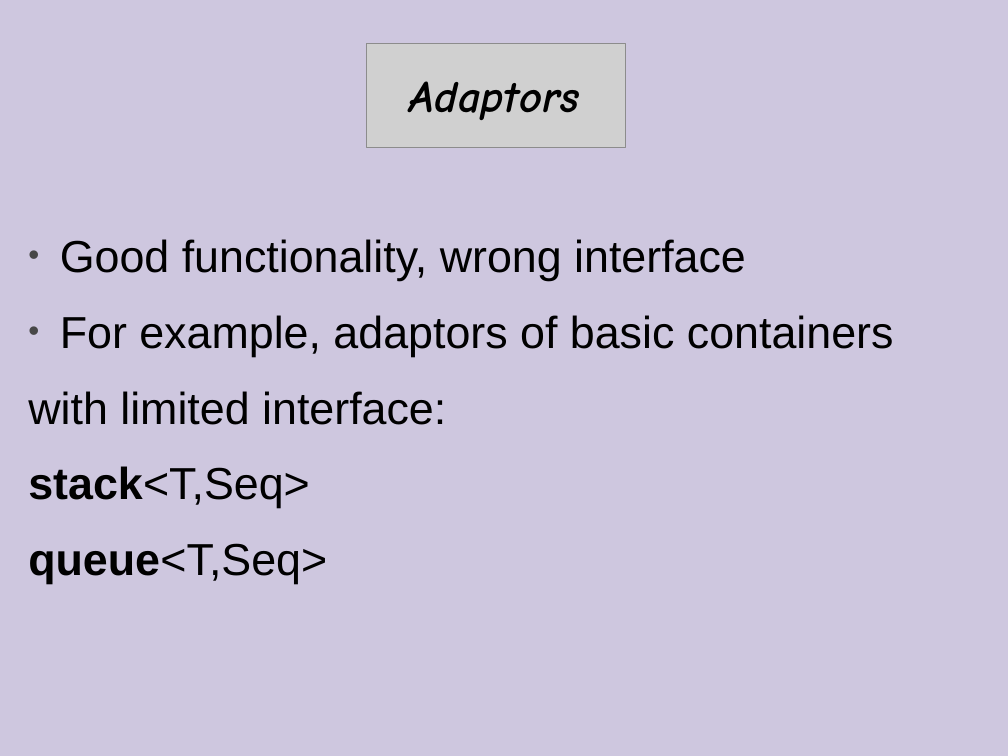
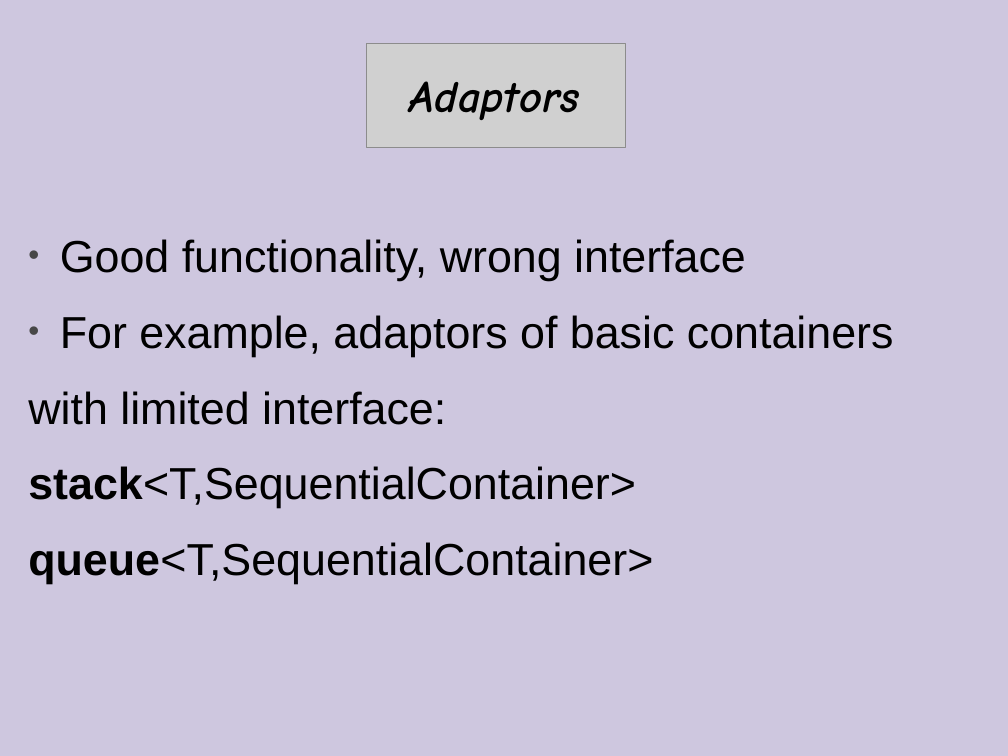
Before and after one commit to cpp-at-ariel/cpp-5778, a slide deck: slide 89 of week10-stl/slides-1-stl.odp. Drawn at 1008x756 pixels with LibreOffice and Linux fonts; fonts in the diff are those of the drawing; grey boxes stand for pictures. Boxes give left, top, right and bottom in pixels: in the first picture for what was removed or moved away, otherwise in the second. Text is boxed around its words. In the diff, an @@ line names an element or a change of style, - is before the commit and + after.

```diff
--- a/week10-stl/slides-1-stl.odp
+++ b/week10-stl/slides-1-stl.odp
@@ text at box(28, 466, 653, 584): text changed @@
-stack<T,Seq>
-queue<T,Seq>
+stack<T,SequentialContainer>
+queue<T,SequentialContainer>
```
Also in this commit, not shown: 2 other slides changed, 8 slides added, 12 other files.
